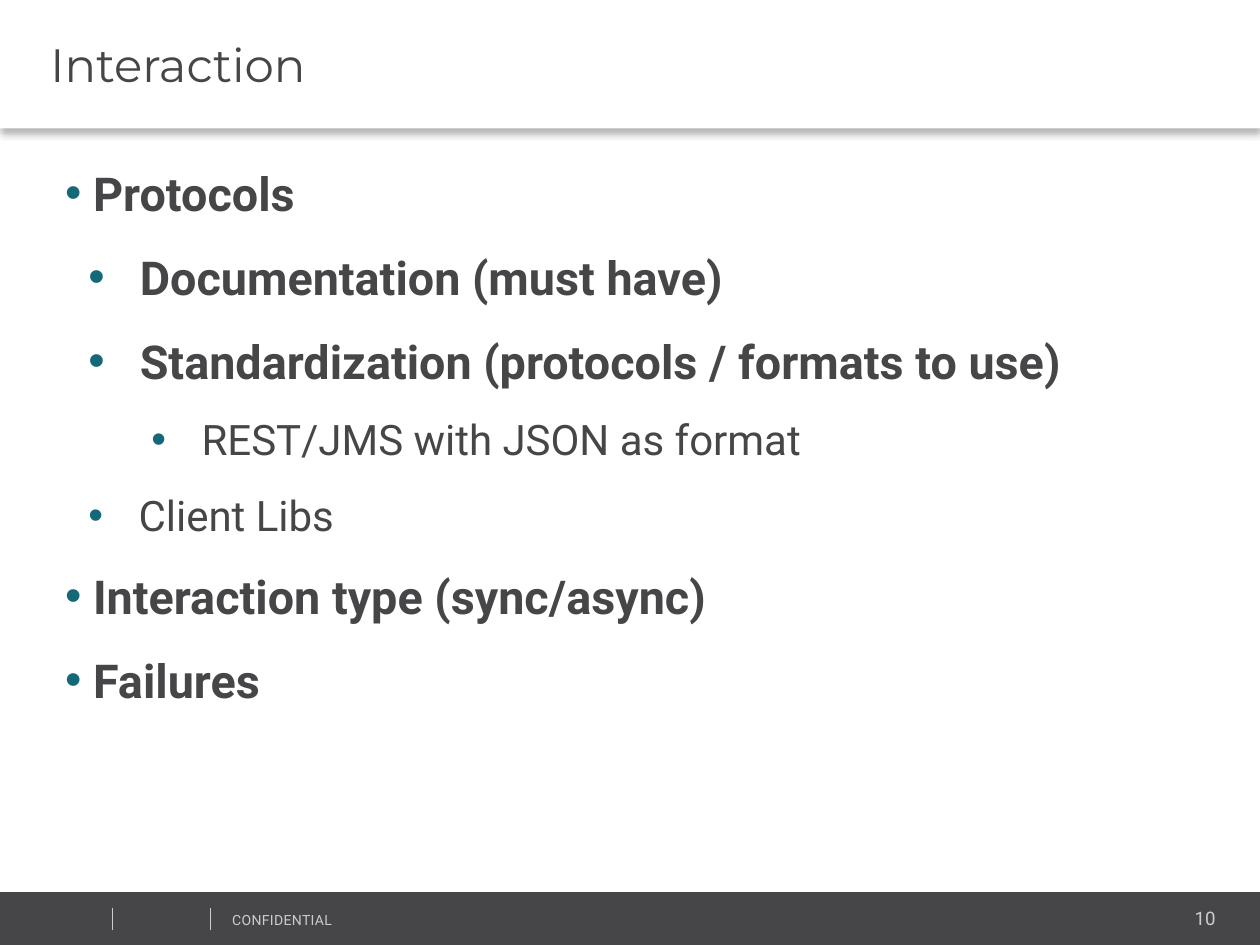
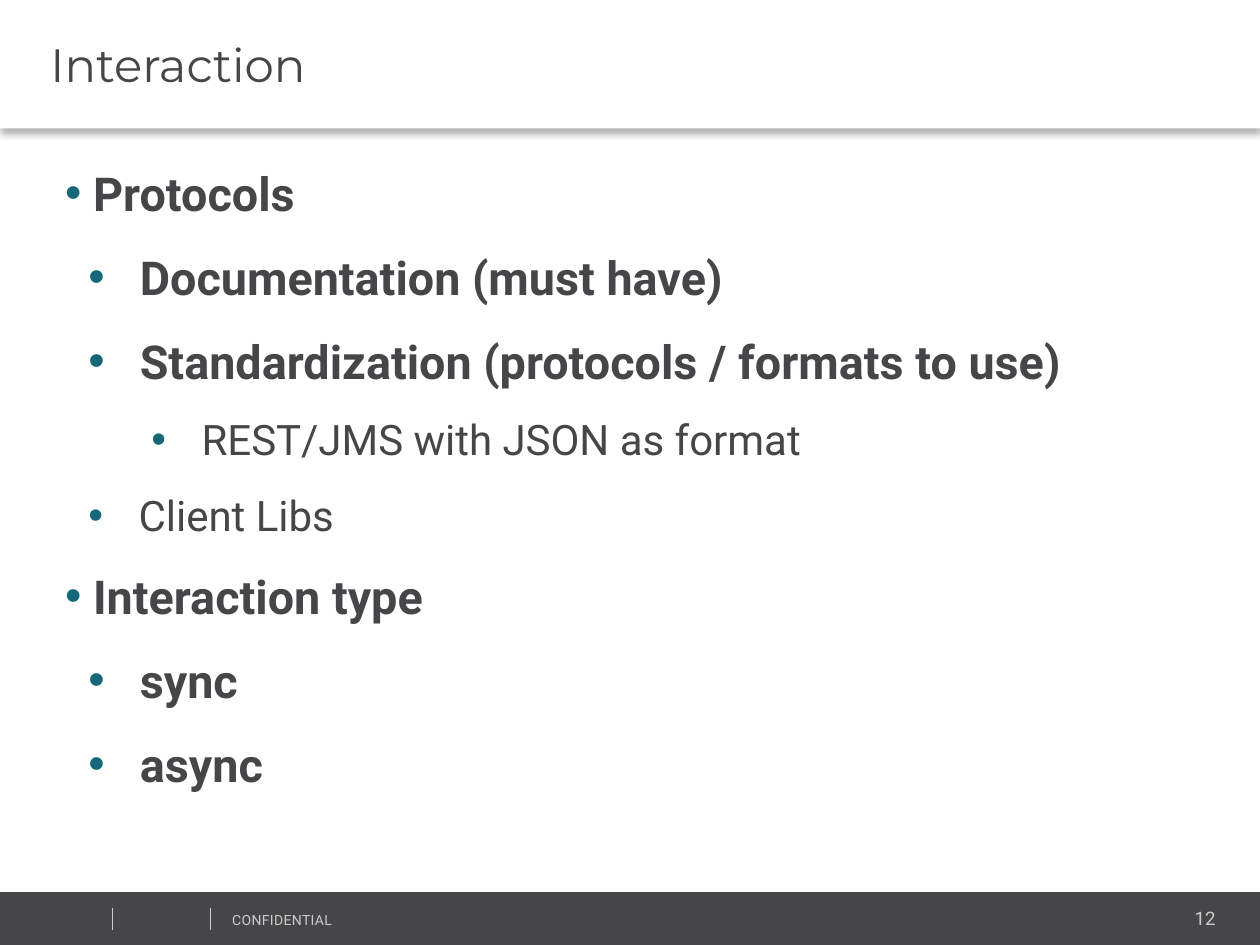
Before and after one commit to vitali-kviatkouski/personal, a slide deck: slide 12 of MicroservicesITWeek2017.pptx (slide 10 before the commit). Drawn at 1260x945 pixels with LibreOffice and Linux fonts; fonts in the diff are those of the drawing; background and template pictures are left out. Boxes give left, top, right and bottom in pixels: in the first picture for what was removed or moved away, otherwise in the second. Text is boxed around its words. In the diff, an @@ line names an element or a change of style, - is before the commit and + after.

```diff
--- a/MicroservicesITWeek2017.pptx
+++ b/MicroservicesITWeek2017.pptx
@@ text at (93,579,423,792): text changed @@
-• Interaction type (sync/async)
-• Failures
+• Interaction type
+  • sync
+  • async
@@ page number at (1195,911,1216,925): text changed @@
-10
+12
```
Also in this commit, not shown: 4 other slides changed, 3 slides added, 1 other file.
